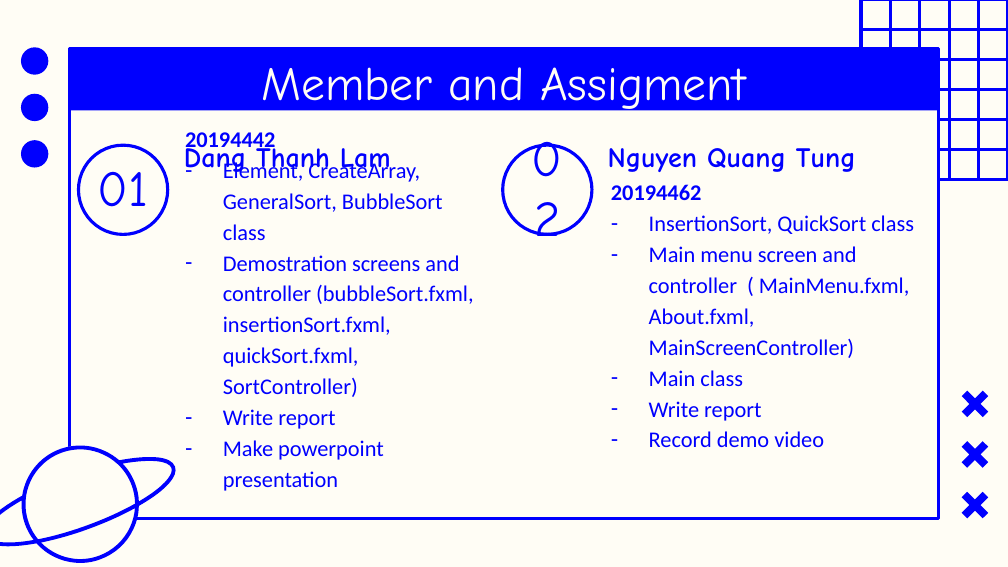
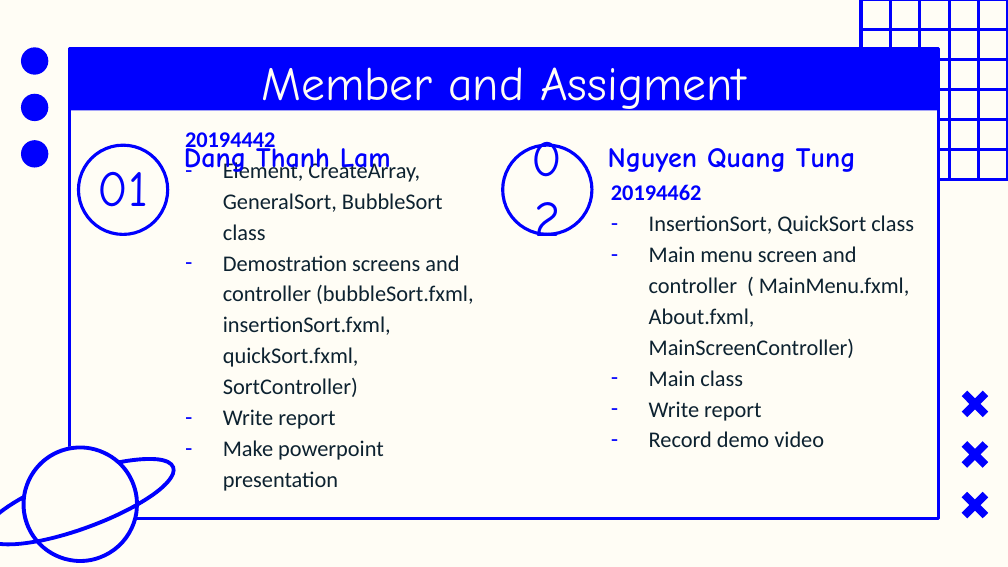
Before and after one commit to thanhlam104/Sorting-Algorithm-Visualization, a slide deck: slide 2 of Presentation/Presentation_OOP_team10.pptx. Drawn at 1008x567 pixels with LibreOffice and Linux fonts; fonts in the diff are those of the drawing; background and template pictures are left out. Boxes give left, top, right and bottom in pixels: in the first picture for what was removed or moved away, otherwise in the second. Text is boxed around its words. In the diff, an @@ line names an element or a change of style, - is before the commit and + after.

Commit message:
update

```diff
--- a/Presentation/Presentation_OOP_team10.pptx
+++ b/Presentation/Presentation_OOP_team10.pptx
@@ subtitle at (223,159,473,460): text colour #0000FE to #0D2230 @@
@@ subtitle at (649,215,914,447): text colour #0000FE to #0D2230 @@
```
Also in this commit, not shown: 1 other slide changed.
